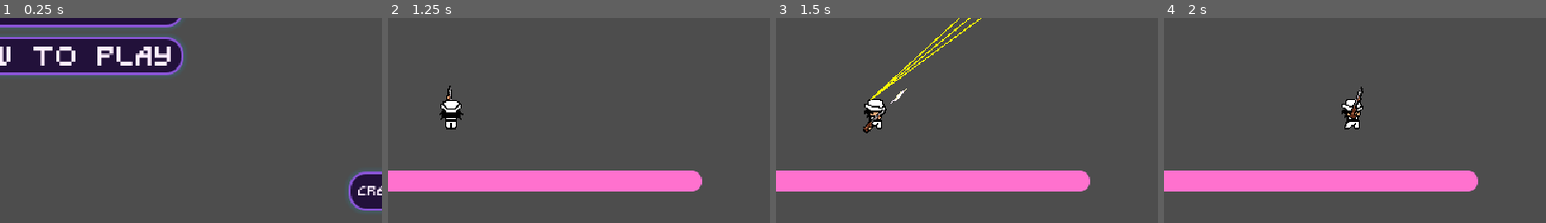
Above: before the commit, frames 1-4 (left to right).
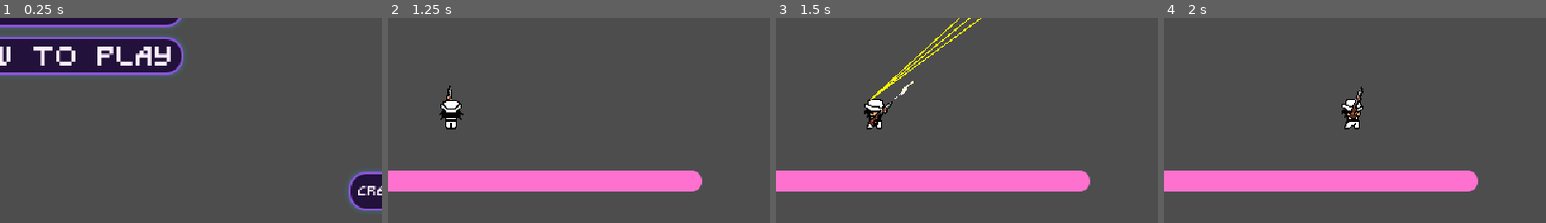
Above: after the commit, the same moments.

Repository: Kuran-002/Project-F
Game: Godot game, scene res://levels/main_menu/main_menu.tscn
Same seed, same stepped clock (60 frames per second), same inputs: the game is played once before the commit and once after it. Sound files missing from this copy of the repository are replaced by a short silence.
Inputs (mouse positions are % of the whole screen's width and height, from its top left):
- Up to frame 1 (0.25 s): no input
- Up to frame 2 (1.25 s): click "Play" at 0.5 s
- Up to frame 3 (1.5 s): move the mouse to (72, 43) at 1.27 s; hold D (move_right) from 1.28 s (still down); click (72, 43) at 1.35 s
- Up to frame 4 (2 s): keep holding D (move_right)
The pictures show only the part of the screen within x 42-92%, y 50-100%; the shares and areas given below are measured in that part.

Frames 1-2 are identical in both runs. In frame 3, 0.3% of the frame differs, in the area x 22-36%, y 30-57%; in frame 4, nothing differs.

Commit message:
Fixed issue where shotgun moved too much when firing

Diff:
--- a/player.gd
+++ b/player.gd
@@ -82,7 +82,7 @@
 
 	#Aim gun towards mouse
 	var mouse_direction = weapon_pivot.global_position.direction_to(get_global_mouse_position())
-	$Shotgun.global_position = weapon_pivot.global_position + mouse_direction * GUN_OFFSET
+	gun.global_position = weapon_pivot.global_position + mouse_direction * GUN_OFFSET
 	gun.scale.y = 1 if mouse_direction.x > 0 else -1
 	gun.look_at(get_global_mouse_position())
 
--- a/player.tscn
+++ b/player.tscn
@@ -15,7 +15,7 @@
 [ext_resource type="Texture2D" uid="uid://cvk6dxxqoe51w" path="res://ASSET/player_RightIdle.png" id="13_right_idle"]
 [ext_resource type="Texture2D" uid="uid://bft6hrq1qm0cd" path="res://ASSET/player_UpIdle.png" id="14_up_idle"]
 [ext_resource type="PackedScene" uid="uid://bhahq6mu8fe54" path="res://shotgun.tscn" id="18_q13i1"]
-[ext_resource type="AudioStream" uid="uid://5a407f6brx" path="res://Audio/ammo_pickup.mp3" id="19_ammo_pickup"]
+[ext_resource type="AudioStream" uid="uid://5a407f6brx" path="res://AUDIO/ammo_pickup.mp3" id="19_ammo_pickup"]
 
 [sub_resource type="AtlasTexture" id="AtlasTexture_pbfsw"]
 atlas = ExtResource("2_606se")
@@ -1332,7 +1332,7 @@
 
 [node name="WeaponPivot" type="Marker2D" parent="." unique_id=2012827874]
 
-[node name="AmmoPickupSound" type="AudioStreamPlayer" parent="."]
+[node name="AmmoPickupSound" type="AudioStreamPlayer" parent="." unique_id=1171504449]
 stream = ExtResource("19_ammo_pickup")
 
 [connection signal="timeout" from="DodgeTimer" to="." method="_on_dodge_timer_timeout"]
--- a/shotgun.gd
+++ b/shotgun.gd
@@ -5,10 +5,12 @@
 @onready var main_game: Node = get_parent().get_parent()
 
 signal ammo_changed(current: int, reserve: int, reloading: bool)
-const MAX_AMMO = 2				# Shells the gun holds
-const RELOAD_TIME:float = 1.5	# Seconds a reload takes
-const START_RESERVE = 6			# Spare shells at the start
-var curr_ammo = MAX_AMMO		# Shells currently loaded
+const MAX_AMMO = 2					# Shells the gun holds
+const RELOAD_TIME:float = 1.5		# Seconds a reload takes
+const START_RESERVE = 6				# Spare shells at the start
+const RECOIL_OFFSET_Y:float = -0.5	# Adjust X and Y position of sprite when firing
+const RECOIL_OFFSET_X:float = 7.5
+var curr_ammo = MAX_AMMO			# Shells currently loaded
 var reserve_ammo = START_RESERVE	# Spare shells; reloading draws from here
 var reload_timer:Timer
 
@@ -26,6 +28,7 @@
 func _on_animated_sprite_animation_finished() -> void:
 	if $AnimatedSprite2D.animation == "shoot":
 		$AnimatedSprite2D.play("idle")
+		$AnimatedSprite2D.offset = Vector2(0, 0)
 
 func add_reserve_ammo(amount: int) -> void:
 	reserve_ammo += amount
@@ -46,6 +49,7 @@
 		get_tree().current_scene.add_child(b)
 		b.global_transform = $Muzzle.global_transform
 		b.global_rotation_degrees += (i - 1) * 3
+	$AnimatedSprite2D.offset = Vector2(RECOIL_OFFSET_X, RECOIL_OFFSET_Y)
 	$AnimatedSprite2D.play("shoot")
 	$ShootSound.play()
 
--- a/shotgun.tscn
+++ b/shotgun.tscn
@@ -115,7 +115,7 @@
 
 [node name="AnimatedSprite2D" type="AnimatedSprite2D" parent="." unique_id=1065750960]
 sprite_frames = SubResource("SpriteFrames_knsld")
-animation = &"reload"
+animation = &"shoot"
 autoplay = "shoot"
 metadata/_edit_group_ = true
 
Not shown: 1 places in player.tscn that only renumber resources
